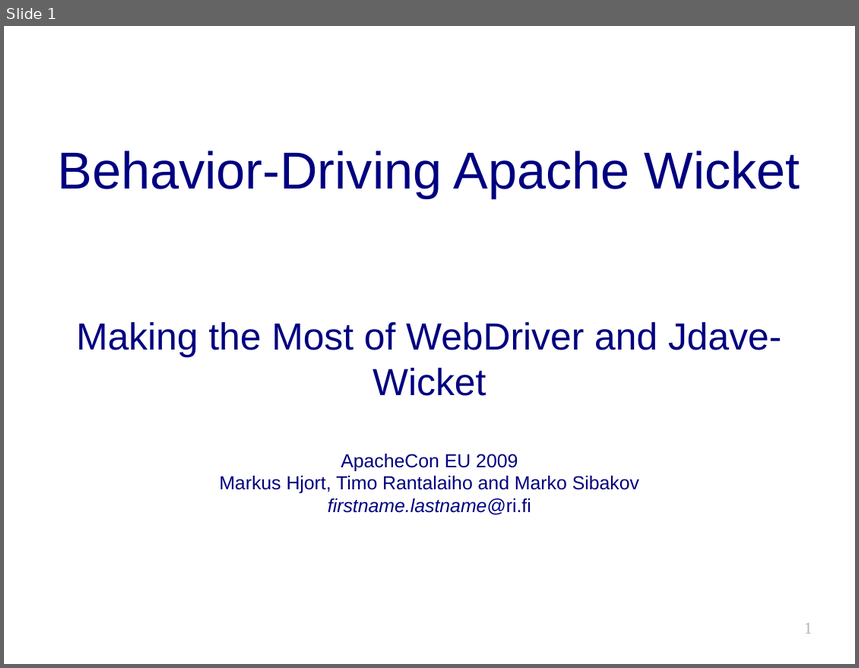
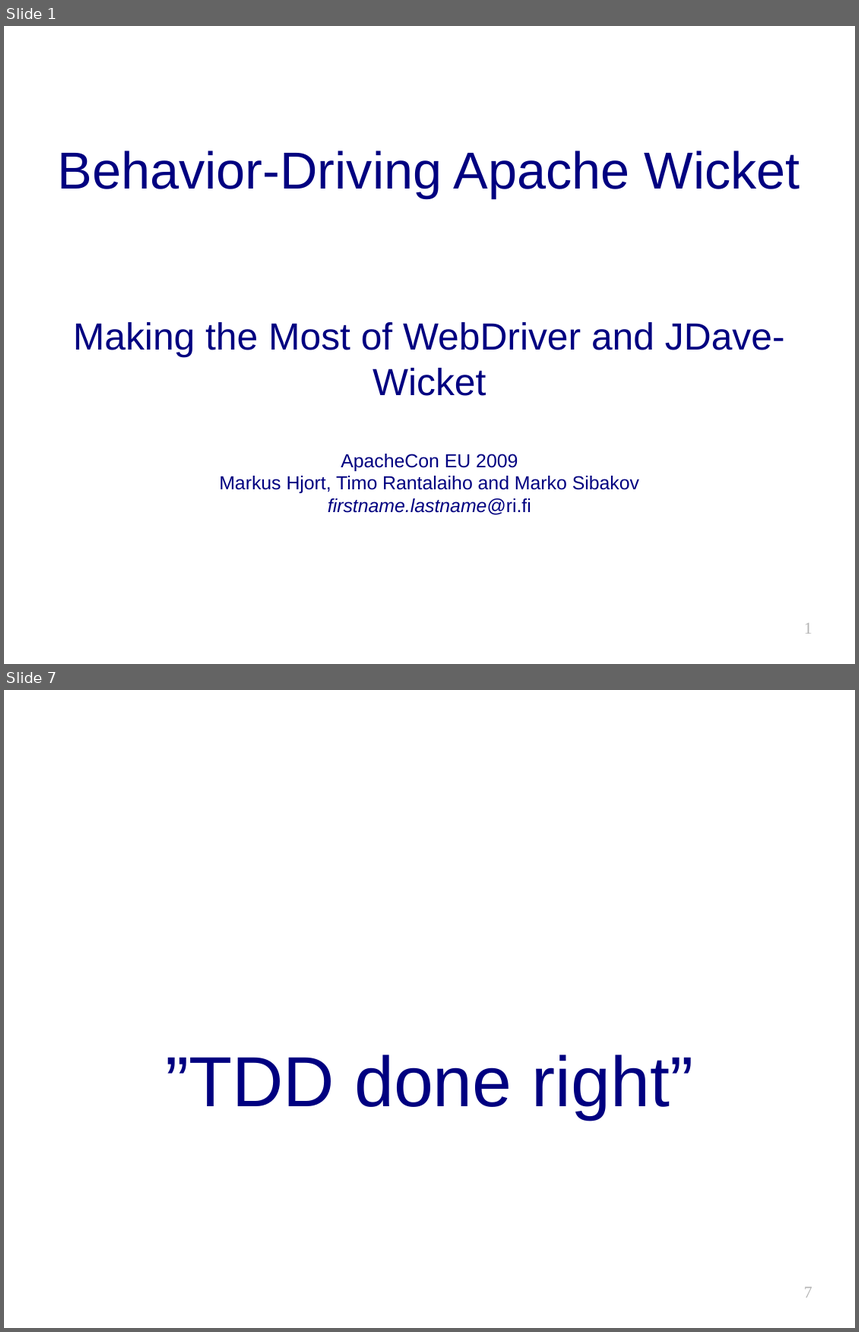
Before and after one commit to jdave/kansanpankki, a slide deck: doc/bdd-wicket-apachecon_eu_2009-hjort_rantalaiho_sibakov.odp. Shown one above the other, each under a label of ours: slide 1 before the commit, slides 1 and 7 after it; the slides between them are not shown. The pictures are 859x668 and 859x1332 pixels, drawn with LibreOffice and Linux fonts; fonts in the diff are those of the drawing; background and template pictures are left out. Boxes give left, top, right and bottom in pixels: in the first picture for what was removed or moved away, otherwise in the second. Text is boxed around its words. In the diff, an @@ line names an element or a change of style, - is before the commit and + after.

```diff
--- a/doc/bdd-wicket-apachecon_eu_2009-hjort_rantalaiho_sibakov.odp
+++ b/doc/bdd-wicket-apachecon_eu_2009-hjort_rantalaiho_sibakov.odp
@@ slide 7 added at (4,690,855,1328), background #FFFFFF @@
@@ subtitle added at (165,1055,694,1119), 60 pt, text #000080 @@
+”TDD done right”
@@ page number added at (804,1287,813,1298), 14 pt, text #B3B3B3 @@
+7
@@ slide 1 changed as well @@
@@ subtitle at (73,322,785,396): text changed @@
-Making the Most of WebDriver and Jdave-Wicket
+Making the Most of WebDriver and JDave-Wicket
```
Also in this commit, not shown: 40 other slides added.
